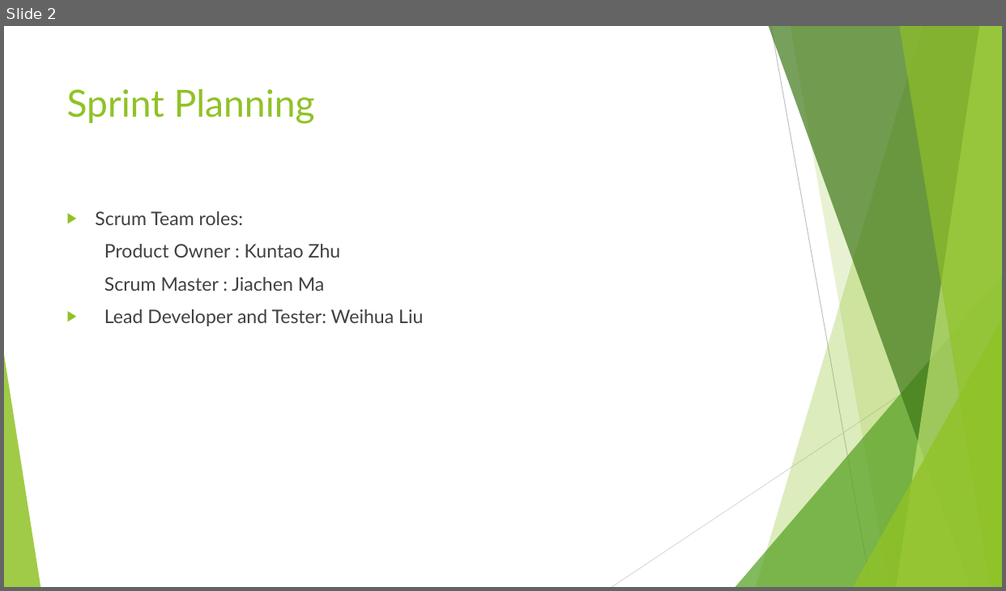
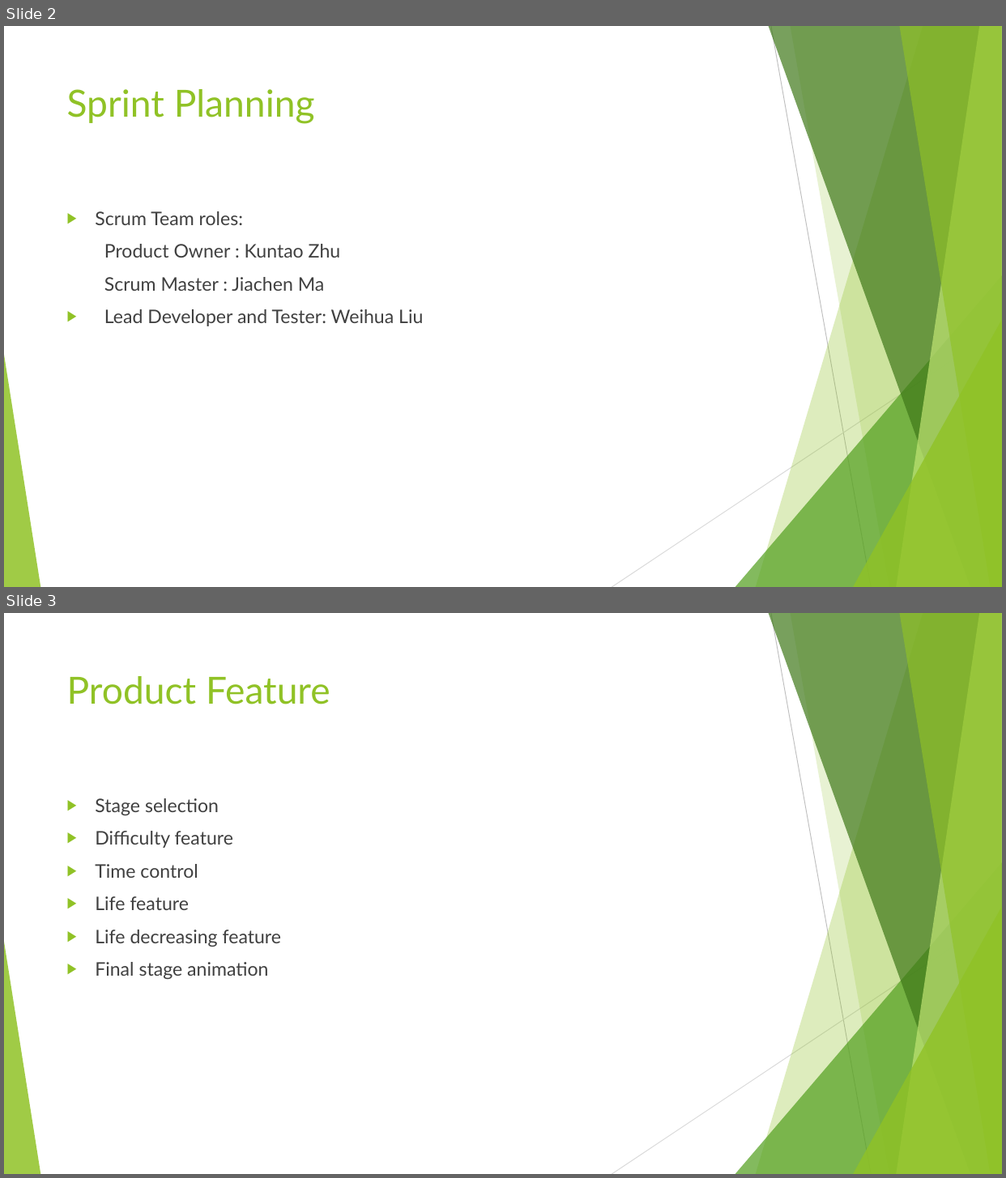
Before and after one commit to OOP4610/maze, a slide deck: Part 3/Sprint 1.pptx. Shown one above the other, each under a label of ours: slide 2 before the commit, slides 2 and 3 after it. The pictures are 1006x591 and 1006x1178 pixels, drawn with LibreOffice and Linux fonts; fonts in the diff are those of the drawing. Boxes give left, top, right and bottom in pixels: in the first picture for what was removed or moved away, otherwise in the second. Text is boxed around its words. In the diff, an @@ line names an element or a change of style, - is before the commit and + after.

```diff
--- a/Part 3/Sprint 1.pptx
+++ b/Part 3/Sprint 1.pptx
@@ slide 3 added at <box>4,613,1002,1174</box>, background #FFFFFF; not listed: 10 template elements that a slide beside it also shows @@
@@ title added at <box>67,676,330,705</box>, 36 pt, text #90C226 @@
+Product Feature
@@ text added at <box>95,798,282,979</box>, 18 pt, text #404040 @@
+▶ Stage selection
+▶ Difficulty feature
+▶ Time control
+▶ Life feature
+▶ Life decreasing feature
+▶ Final stage animation
```
Also in this commit, not shown: 1 other slide added, 1 slide removed, 1 other file.
